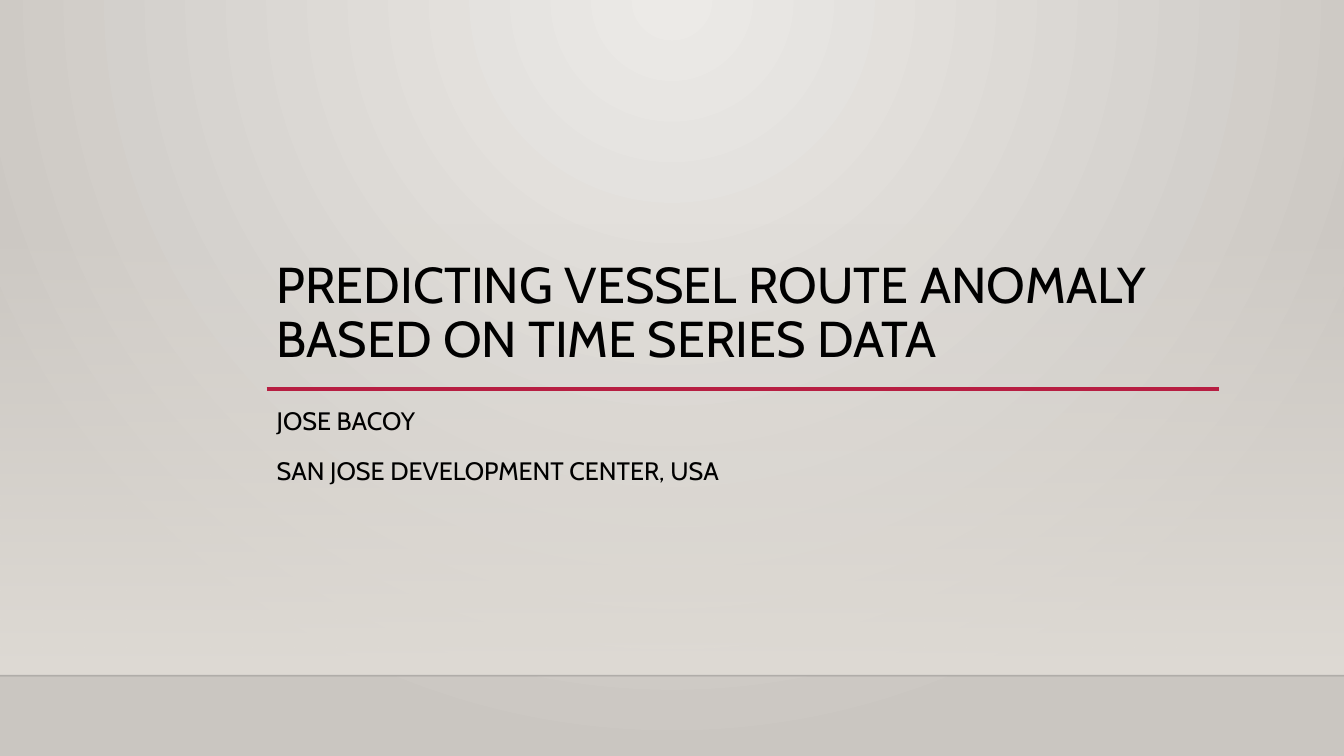
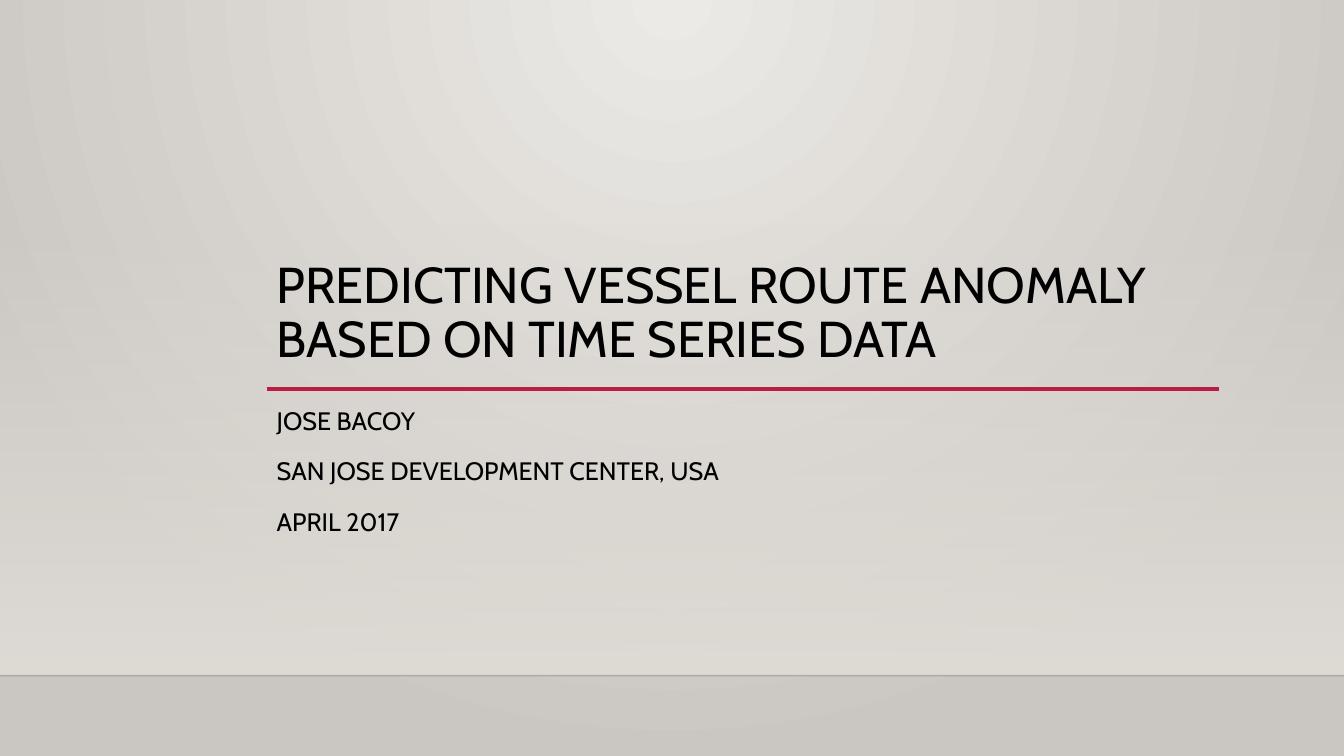
Before and after one commit to anonyXmous/CapstoneProject, a slide deck: slide 1 of CAPSTONE_PROJECT_1.pptx. Drawn at 1344x756 pixels with LibreOffice and Linux fonts; fonts in the diff are those of the drawing; background and template pictures are left out. Boxes give left, top, right and bottom in pixels: in the first picture for what was removed or moved away, otherwise in the second. Text is boxed around its words. In the diff, an @@ line names an element or a change of style, - is before the commit and + after.

```diff
--- a/CAPSTONE_PROJECT_1.pptx
+++ b/CAPSTONE_PROJECT_1.pptx
@@ subtitle at (x1=277, y1=513, x2=399, y2=532): paragraph added @@
+APRIL 2017
```
